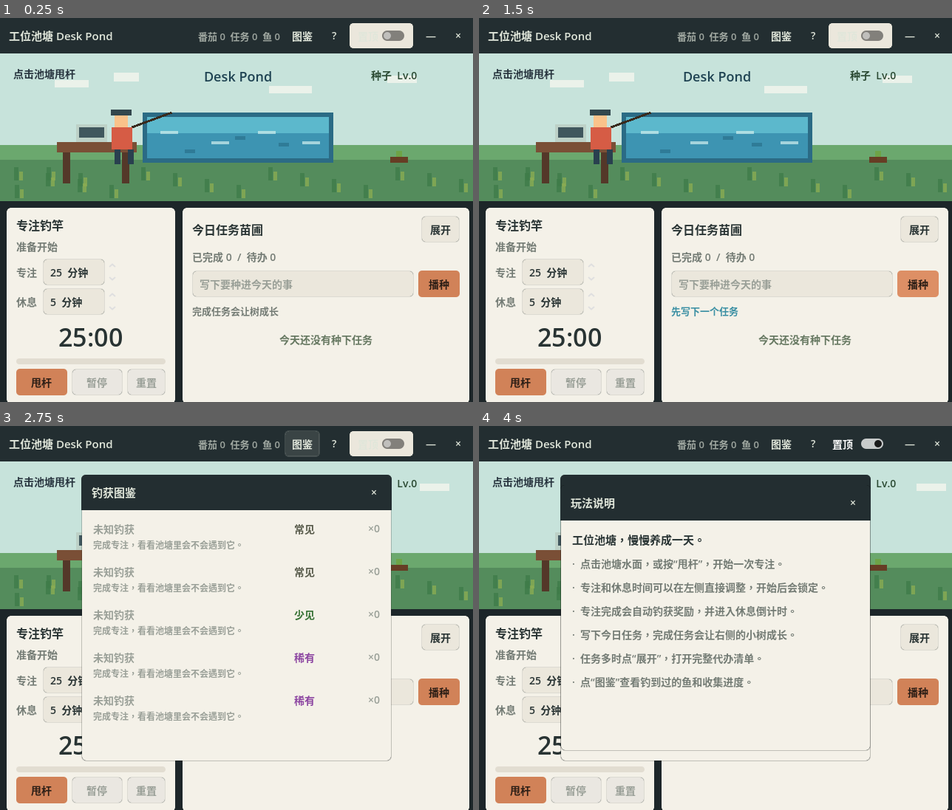
Above: before the commit, frames 1-4 (two rows, left to right).
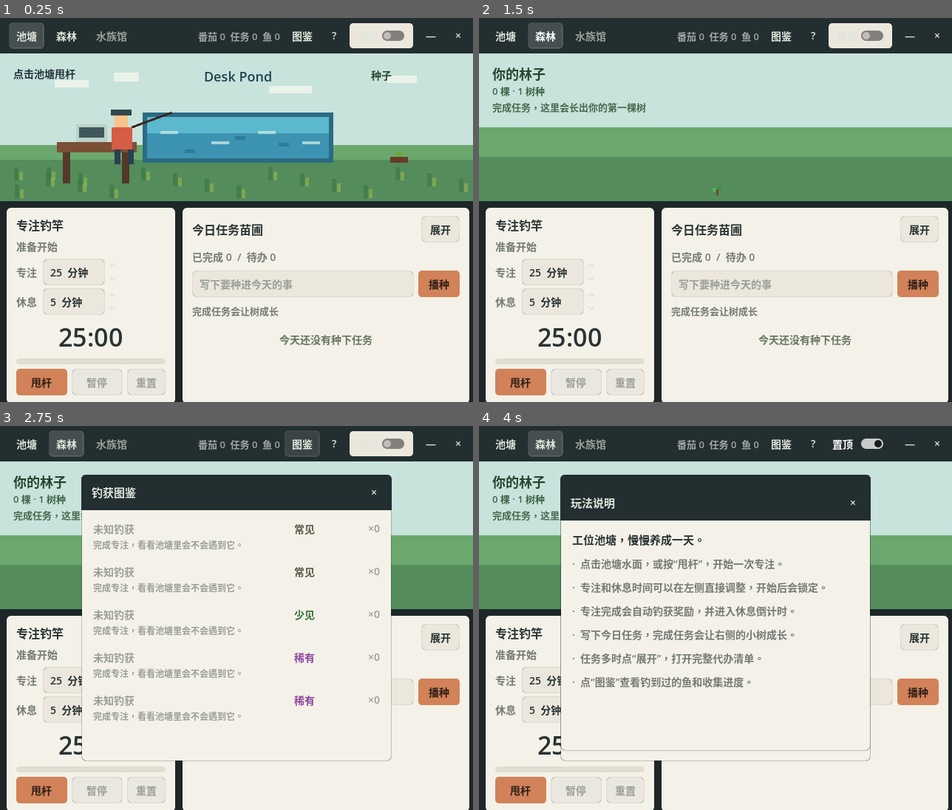
Above: after the commit, the same moments.

Repository: Mr-Salticidae/desk-pond
Game: Godot game, scene res://scenes/Main.tscn
Same seed, same stepped clock (60 frames per second), same inputs: the game is played once before the commit and once after it.
Inputs:
- Up to frame 1 (0.25 s): no input
- Up to frame 2 (1.5 s): click "播种" (after the commit: "池塘") at 0.5 s; click "播种" (after the commit: "森林") at 1.25 s
- Up to frame 3 (2.75 s): click "图鉴" at 2 s
- Up to frame 4 (4 s): click "?" at 2.75 s; click "置顶" at 3.5 s

The runs differ from the first frame. In frame 1, 0.8% of the frame differs, in the area x 1-89%, y 1-16%; in frame 2, 12%, in the area x 0-100%, y 1-78%; in frame 3, 3.8%; in frame 4, 3.8%.

Commit message:
Phase 1: forest board with room navigation
- Uncap tree growth (was hard-capped at stage 3 / 5 points). The forest
  is now derived deterministically from the ever-accumulating
  growth_points: a tree matures every POINTS_PER_TREE tasks, and tree
  species unlock by index threshold (broadleaf→pine→blossom→fruit→maple)
  so the grove diversifies as it grows. Never caps, never resets.
- Add ForestView room rendering the whole grove (depth-scattered trees,
  species variety, current sapling, glanceable count/species/next-tree).
- Add room navigation: top-bar tabs (池塘/森林/水族馆) swap the scene
  area; control panels stay constant. Aquarium tab locked for Phase 2.
- Pond's corner tree shows a stable mature tree once any tree matures
  and a forest-count label, instead of resetting.

Co-Authored-By: Claude Opus 4.8 (1M context) <noreply@anthropic.com>

Diff:
--- /dev/null
+++ b/scripts/forest_view.gd
@@ -0,0 +1,141 @@
+extends Control
+class_name ForestView
+
+# 森林房间：把累计完成的任务画成一片越来越茂密、越来越多样的林子。
+# 无逐帧动画，仅在成长变化时重绘——静态、零性能负担。
+
+const MAX_DRAW := 60  # 绘制上限（计数标签仍显示真实棵数）
+
+const SKY := Color(0.78, 0.89, 0.86)
+const GRASS_FAR := Color(0.42, 0.66, 0.43)
+const GRASS_NEAR := Color(0.33, 0.55, 0.36)
+const TRUNK := Color(0.44, 0.28, 0.16)
+const BROAD_1 := Color(0.34, 0.68, 0.36)
+const BROAD_2 := Color(0.25, 0.55, 0.30)
+const PINE := Color(0.21, 0.47, 0.30)
+const BLOSSOM_1 := Color(0.93, 0.68, 0.76)
+const BLOSSOM_2 := Color(0.86, 0.54, 0.64)
+const FRUIT_DOT := Color(0.86, 0.31, 0.26)
+const MAPLE_1 := Color(0.87, 0.47, 0.23)
+const MAPLE_2 := Color(0.74, 0.35, 0.17)
+
+var title_label: Label
+var count_label: Label
+var hint_label: Label
+
+var species_list: Array = []
+var mature := 0
+var distinct := 1
+var cur_stage := 0
+var to_next := 4
+var total_points := 0
+
+func _ready() -> void:
+	mouse_filter = Control.MOUSE_FILTER_IGNORE
+	title_label = _make_label(18, Color(0.15, 0.27, 0.18), true)
+	title_label.text = "你的林子"
+	title_label.position = Vector2(18, 14)
+	count_label = _make_label(13, Color(0.26, 0.39, 0.27), false)
+	count_label.position = Vector2(18, 40)
+	hint_label = _make_label(13, Color(0.30, 0.40, 0.30), false)
+	hint_label.position = Vector2(18, 62)
+
+func _notification(what: int) -> void:
+	if what == NOTIFICATION_RESIZED:
+		queue_redraw()
+
+func _make_label(font_size: int, color: Color, bold: bool) -> Label:
+	var l := Label.new()
+	l.mouse_filter = Control.MOUSE_FILTER_IGNORE
+	l.add_theme_font_size_override("font_size", font_size)
+	l.add_theme_color_override("font_color", color)
+	add_child(l)
+	return l
+
+func update_forest(tree_manager: TreeManager) -> void:
+	total_points = tree_manager.growth_points
+	mature = tree_manager.mature_count()
+	cur_stage = tree_manager.current_stage()
+	to_next = tree_manager.points_to_next_tree()
+	distinct = tree_manager.distinct_species(mature)
+	species_list = []
+	for i in range(min(mature, MAX_DRAW)):
+		species_list.append(tree_manager.species_for_index(i))
+	if count_label:
+		count_label.text = "%d 棵 · %d 树种" % [mature, distinct]
+	if hint_label:
+		if total_points == 0:
+			hint_label.text = "完成任务，这里会长出你的第一棵树"
+		else:
+			hint_label.text = "再完成 %d 个任务，下一棵就成材" % to_next
+	queue_redraw()
+
+func _draw() -> void:
+	var w := size.x
+	var h := size.y
+	draw_rect(Rect2(Vector2.ZERO, size), SKY)
+	var grass_top := h * 0.50
+	draw_rect(Rect2(Vector2(0, grass_top), Vector2(w, h - grass_top)), GRASS_FAR)
+	draw_rect(Rect2(Vector2(0, h * 0.70), Vector2(w, h * 0.30)), GRASS_NEAR)
+
+	# 成材的树：用确定性散列布点，按景深从后往前画
+	var items: Array = []
+	for i in range(species_list.size()):
+		var depth := _hash(i * 2 + 2)
+		items.append({
+			"x": 22.0 + _hash(i * 2 + 1) * (w - 44.0),
+			"y": grass_top + 12.0 + depth * (h - grass_top - 30.0),
+			"scale": 0.55 + depth * 0.6,
+			"sp": int(species_list[i]),
+			"depth": depth,
+		})
+	items.sort_custom(func(a, b): return a["depth"] < b["depth"])
+	for it in items:
+		_draw_tree(Vector2(it["x"], it["y"]), it["scale"], it["sp"])
+
+	# 正在长的那棵苗：前景居中，作为"下一棵在这里"的焦点
+	_draw_sapling(Vector2(w * 0.5, h * 0.95), cur_stage)
+
+func _draw_tree(base: Vector2, s: float, species: int) -> void:
+	var tw := maxf(7.0 * s, 3.0)
+	var th := maxf(20.0 * s, 8.0)
+	_px(base.x - tw * 0.5, base.y - th, tw, th, TRUNK)
+	var cx := base.x
+	var cy := base.y - th
+	var cw := 30.0 * s
+	var ch := 24.0 * s
+	match species:
+		TreeManager.SPECIES_PINE:
+			_px(cx - cw * 0.45, cy - ch * 0.55, cw * 0.9, ch * 0.45, PINE)
+			_px(cx - cw * 0.33, cy - ch * 1.0, cw * 0.66, ch * 0.45, PINE)
+			_px(cx - cw * 0.2, cy - ch * 1.4, cw * 0.4, ch * 0.45, PINE)
+		TreeManager.SPECIES_BLOSSOM:
+			_px(cx - cw * 0.5, cy - ch, cw, ch, BLOSSOM_1)
+			_px(cx - cw * 0.3, cy - ch * 1.22, cw * 0.6, ch * 0.6, BLOSSOM_2)
+		TreeManager.SPECIES_FRUIT:
+			_px(cx - cw * 0.5, cy - ch, cw, ch, BROAD_1)
+			_px(cx - cw * 0.32, cy - ch * 1.2, cw * 0.62, ch * 0.6, BROAD_2)
+			_px(cx - cw * 0.26, cy - ch * 0.62, 3.0 * s, 3.0 * s, FRUIT_DOT)
+			_px(cx + cw * 0.12, cy - ch * 0.82, 3.0 * s, 3.0 * s, FRUIT_DOT)
+		TreeManager.SPECIES_MAPLE:
+			_px(cx - cw * 0.5, cy - ch, cw, ch, MAPLE_1)
+			_px(cx - cw * 0.3, cy - ch * 1.22, cw * 0.6, ch * 0.6, MAPLE_2)
+		_:
+			_px(cx - cw * 0.5, cy - ch, cw, ch, BROAD_1)
+			_px(cx - cw * 0.3, cy - ch * 1.22, cw * 0.6, ch * 0.6, BROAD_2)
+
+func _draw_sapling(base: Vector2, stage: int) -> void:
+	if stage <= 0:
+		# 刚种下：一对嫩芽
+		_px(base.x - 6.0, base.y - 8.0, 5.0, 5.0, BROAD_1)
+		_px(base.x + 1.0, base.y - 10.0, 5.0, 6.0, BROAD_2)
+		_px(base.x - 1.0, base.y - 6.0, 3.0, 8.0, TRUNK)
+		return
+	_draw_tree(base, 0.32 + stage * 0.18, TreeManager.SPECIES_BROADLEAF)
+
+func _px(x: float, y: float, w: float, h: float, color: Color) -> void:
+	draw_rect(Rect2(Vector2(x, y).round(), Vector2(maxf(w, 1.0), maxf(h, 1.0)).round()), color)
+
+func _hash(n: int) -> float:
+	var v := sin(float(n) * 12.9898 + 78.233) * 43758.5453
+	return v - floor(v)
--- a/scripts/main.gd
+++ b/scripts/main.gd
@@ -21,6 +21,11 @@
 var collection_window: Window
 var collection_list: VBoxContainer
 var help_window: Window
+
+var scene_area: Control
+var forest_view: ForestView
+var current_room := "pond"
+var room_tabs: Dictionary = {}
 
 var _dragging_window: bool = false
 var _drag_anchor: Vector2i = Vector2i.ZERO
@@ -64,13 +69,17 @@
 	top_bar.add_theme_constant_override("separation", 6)
 	top_bar_panel.add_child(top_bar)
 
-	var app_title := Label.new()
-	app_title.text = "工位池塘 Desk Pond"
-	app_title.size_flags_horizontal = Control.SIZE_EXPAND_FILL
-	app_title.mouse_filter = Control.MOUSE_FILTER_IGNORE
-	app_title.add_theme_font_size_override("font_size", 15)
-	app_title.add_theme_color_override("font_color", UITheme.INK_ON_CHROME)
-	top_bar.add_child(app_title)
+	var room_group := ButtonGroup.new()
+	_make_room_tab("池塘", "pond", room_group, top_bar)
+	_make_room_tab("森林", "forest", room_group, top_bar)
+	var aqua_tab := _make_room_tab("水族馆", "aquarium", room_group, top_bar)
+	aqua_tab.disabled = true
+	aqua_tab.tooltip_text = "即将开放"
+
+	var spacer := Control.new()
+	spacer.mouse_filter = Control.MOUSE_FILTER_IGNORE
+	spacer.size_flags_horizontal = Control.SIZE_EXPAND_FILL
+	top_bar.add_child(spacer)
 
 	stats_label = Label.new()
 	stats_label.mouse_filter = Control.MOUSE_FILTER_IGNORE
@@ -118,11 +127,21 @@
 	close_button.pressed.connect(_on_close_pressed)
 	top_bar.add_child(close_button)
 
+	scene_area = Control.new()
+	scene_area.custom_minimum_size = Vector2(640, 200)
+	scene_area.size_flags_horizontal = Control.SIZE_EXPAND_FILL
+	scene_area.size_flags_vertical = Control.SIZE_EXPAND_FILL
+	scene_area.clip_contents = true
+	root.add_child(scene_area)
+
 	pixel_world = PixelWorldScene.instantiate()
-	pixel_world.custom_minimum_size = Vector2(640, 200)
-	pixel_world.size_flags_horizontal = Control.SIZE_EXPAND_FILL
-	pixel_world.size_flags_vertical = Control.SIZE_EXPAND_FILL
-	root.add_child(pixel_world)
+	pixel_world.set_anchors_and_offsets_preset(Control.PRESET_FULL_RECT)
+	scene_area.add_child(pixel_world)
+
+	forest_view = ForestView.new()
+	forest_view.set_anchors_and_offsets_preset(Control.PRESET_FULL_RECT)
+	forest_view.visible = false
+	scene_area.add_child(forest_view)
 
 	var bottom_margin := MarginContainer.new()
 	bottom_margin.custom_minimum_size = Vector2(0, 280)
@@ -152,6 +171,9 @@
 	add_child(reward_popup)
 	_build_collection_window()
 	_build_help_window()
+
+	room_tabs["pond"].set_pressed_no_signal(true)
+	_switch_room("pond")
 
 func _setup_modules() -> void:
 	fishing_manager.set_fish_count(save_data.get("fish_count", {}))
@@ -170,7 +192,7 @@
 	task_panel.task_deleted.connect(func(_task_id: String): _save_now())
 	tree_manager.growth_changed.connect(_on_tree_growth_changed)
 
-	_on_tree_growth_changed(tree_manager.growth_points, tree_manager.tree_stage)
+	_on_tree_growth_changed(tree_manager.growth_points)
 	_update_stats()
 	_render_collection()
 
@@ -186,7 +208,7 @@
 func _on_task_completed(_task: Dictionary) -> void:
 	tree_manager.add_growth_point(1)
 	save_data["tree_growth_points"] = tree_manager.growth_points
-	save_data["tree_stage"] = tree_manager.tree_stage
+	save_data["tree_stage"] = tree_manager.pond_tree_stage()
 	_save_now()
 
 func _on_tasks_changed(tasks: Array) -> void:
@@ -194,12 +216,38 @@
 	save_data["tasks_completed"] = task_panel.get_tasks_completed_today()
 	_save_now()
 
-func _on_tree_growth_changed(growth_points: int, tree_stage: int) -> void:
+func _on_tree_growth_changed(growth_points: int) -> void:
 	save_data["tree_growth_points"] = growth_points
-	save_data["tree_stage"] = tree_stage
+	save_data["tree_stage"] = tree_manager.pond_tree_stage()
 	if pixel_world:
-		pixel_world.update_tree_visual(tree_stage, growth_points)
+		pixel_world.update_tree_visual(tree_manager.pond_tree_stage(), tree_manager.mature_count())
+	if forest_view:
+		forest_view.update_forest(tree_manager)
 	_update_stats()
+
+func _make_room_tab(text: String, room_id: String, group: ButtonGroup, parent: Control) -> Button:
+	var tab := Button.new()
+	tab.text = text
+	tab.toggle_mode = true
+	tab.button_group = group
+	tab.focus_mode = Control.FOCUS_NONE
+	UITheme.style_chrome(tab)
+	tab.toggled.connect(func(on: bool):
+		if on:
+			_switch_room(room_id)
+	)
+	parent.add_child(tab)
+	room_tabs[room_id] = tab
+	return tab
+
+func _switch_room(room: String) -> void:
+	current_room = room
+	if pixel_world:
+		pixel_world.visible = room == "pond"
+	if forest_view:
+		forest_view.visible = room == "forest"
+		if room == "forest":
+			forest_view.update_forest(tree_manager)
 
 func _on_timer_state_changed(state: String) -> void:
 	if pixel_world:
@@ -383,6 +431,6 @@
 		save_data["fish_count"] = fishing_manager.get_fish_count()
 	if tree_manager:
 		save_data["tree_growth_points"] = tree_manager.growth_points
-		save_data["tree_stage"] = tree_manager.tree_stage
+		save_data["tree_stage"] = tree_manager.pond_tree_stage()
 	_update_stats()
 	save_manager.save_game(save_data)
--- a/scripts/pixel_world.gd
+++ b/scripts/pixel_world.gd
@@ -74,13 +74,16 @@
 				status_label.text = "点击池塘甩杆"
 	queue_redraw()
 
-func update_tree_visual(stage: int, growth_points: int = 0) -> void:
+func update_tree_visual(stage: int, forest_count: int = 0) -> void:
 	tree_stage = int(clamp(stage, 0, 3))
-	self.growth_points = growth_points
+	self.growth_points = forest_count
 	if tree_label == null:
 		return
-	var names := ["种子", "小树苗", "小树", "大树"]
-	tree_label.text = "%s  Lv.%d" % [names[tree_stage], growth_points]
+	if forest_count > 0:
+		tree_label.text = "林 · %d 棵" % forest_count
+	else:
+		var names := ["种子", "小树苗", "小树", "大树"]
+		tree_label.text = names[tree_stage]
 	queue_redraw()
 
 func play_focus_feedback() -> void:
--- a/scripts/tree_manager.gd
+++ b/scripts/tree_manager.gd
@@ -1,30 +1,59 @@
 extends RefCounted
 class_name TreeManager
 
-signal growth_changed(growth_points: int, tree_stage: int)
+signal growth_changed(growth_points: int)
+
+# 每完成 POINTS_PER_TREE 个任务，长成一棵成材的树。growth_points 只增不减，
+# 整片林子由它确定性推导——不封顶、不清零，越用越茂密。
+const POINTS_PER_TREE := 4
+
+# 树种（按"已成材棵数"阶梯解锁，越多越多样）
+const SPECIES_BROADLEAF := 0
+const SPECIES_PINE := 1
+const SPECIES_BLOSSOM := 2
+const SPECIES_FRUIT := 3
+const SPECIES_MAPLE := 4
+# 第几棵树开始可能出现对应树种（index 阈值，下标即树种 id）
+const SPECIES_UNLOCK := [0, 5, 12, 20, 30]
 
 var growth_points := 0
-var tree_stage := 0
 
 func set_growth_points(value: int) -> void:
 	growth_points = max(value, 0)
-	tree_stage = _calculate_stage(growth_points)
-	growth_changed.emit(growth_points, tree_stage)
+	growth_changed.emit(growth_points)
 
 func add_growth_point(amount: int = 1) -> void:
 	set_growth_points(growth_points + amount)
 
-func get_tree_stage() -> int:
-	return tree_stage
+func mature_count() -> int:
+	return growth_points / POINTS_PER_TREE
 
-func update_tree_visual() -> void:
-	growth_changed.emit(growth_points, tree_stage)
+func current_progress() -> int:
+	return growth_points % POINTS_PER_TREE
 
-func _calculate_stage(points: int) -> int:
-	if points <= 0:
-		return 0
-	if points < 3:
-		return 1
-	if points < 5:
-		return 2
-	return 3
+func current_stage() -> int:
+	# 当前正在长的那棵苗：进度 0..POINTS_PER_TREE-1 映射到 0..3 视觉阶段
+	if POINTS_PER_TREE <= 1:
+		return 3
+	return int(round(float(current_progress()) / float(POINTS_PER_TREE - 1) * 3.0))
+
+func pond_tree_stage() -> int:
+	# 池塘角落那棵树：一旦有成材的树就稳定显示为大树，不再"缩回去"
+	return 3 if mature_count() > 0 else current_stage()
+
+func points_to_next_tree() -> int:
+	return POINTS_PER_TREE - (growth_points % POINTS_PER_TREE)
+
+func species_for_index(i: int) -> int:
+	# 第 i 棵树的树种：随 index 增大，可选树种逐级变多，但每棵树的树种稳定不变
+	var unlocked := 1
+	for tier in range(1, SPECIES_UNLOCK.size()):
+		if i >= SPECIES_UNLOCK[tier]:
+			unlocked = tier + 1
+	return i % unlocked
+
+func distinct_species(count: int) -> int:
+	var seen := {}
+	for i in range(count):
+		seen[species_for_index(i)] = true
+	return max(seen.size(), 1)
Not shown, added: scripts/forest_view.gd.uid
